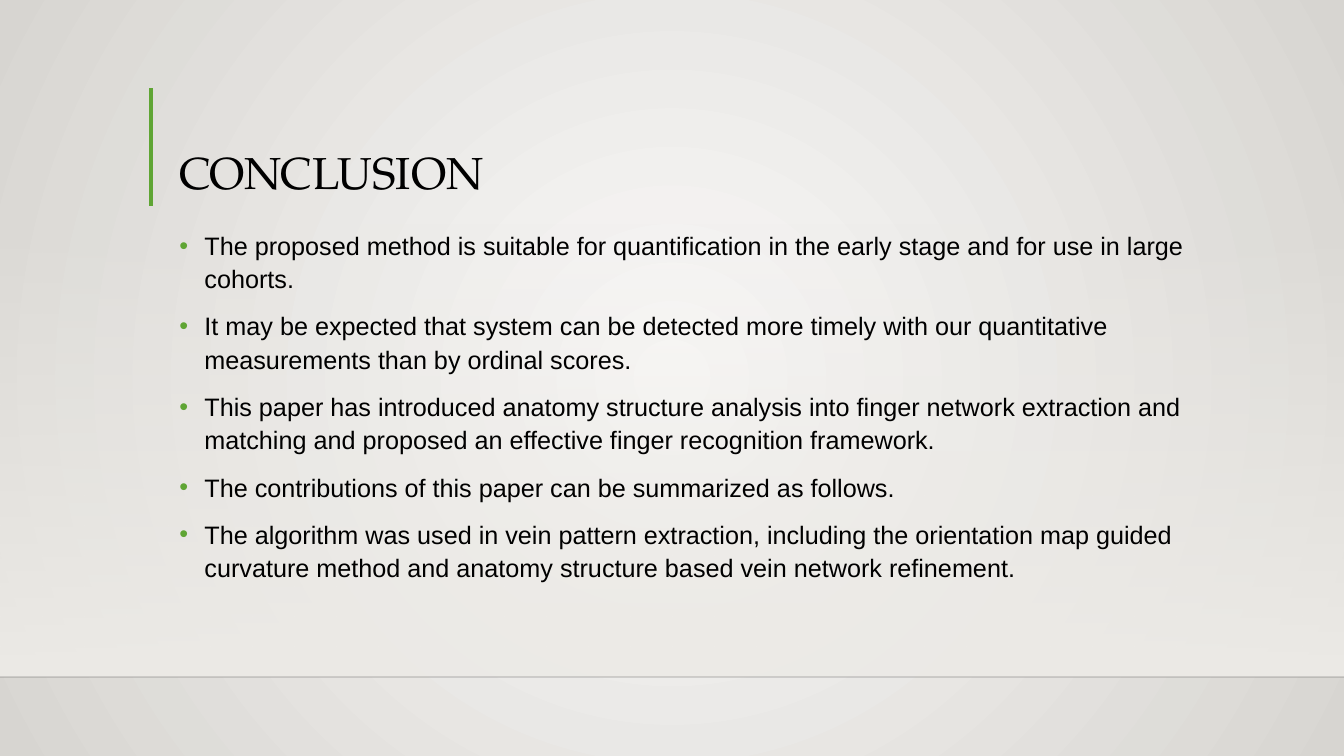
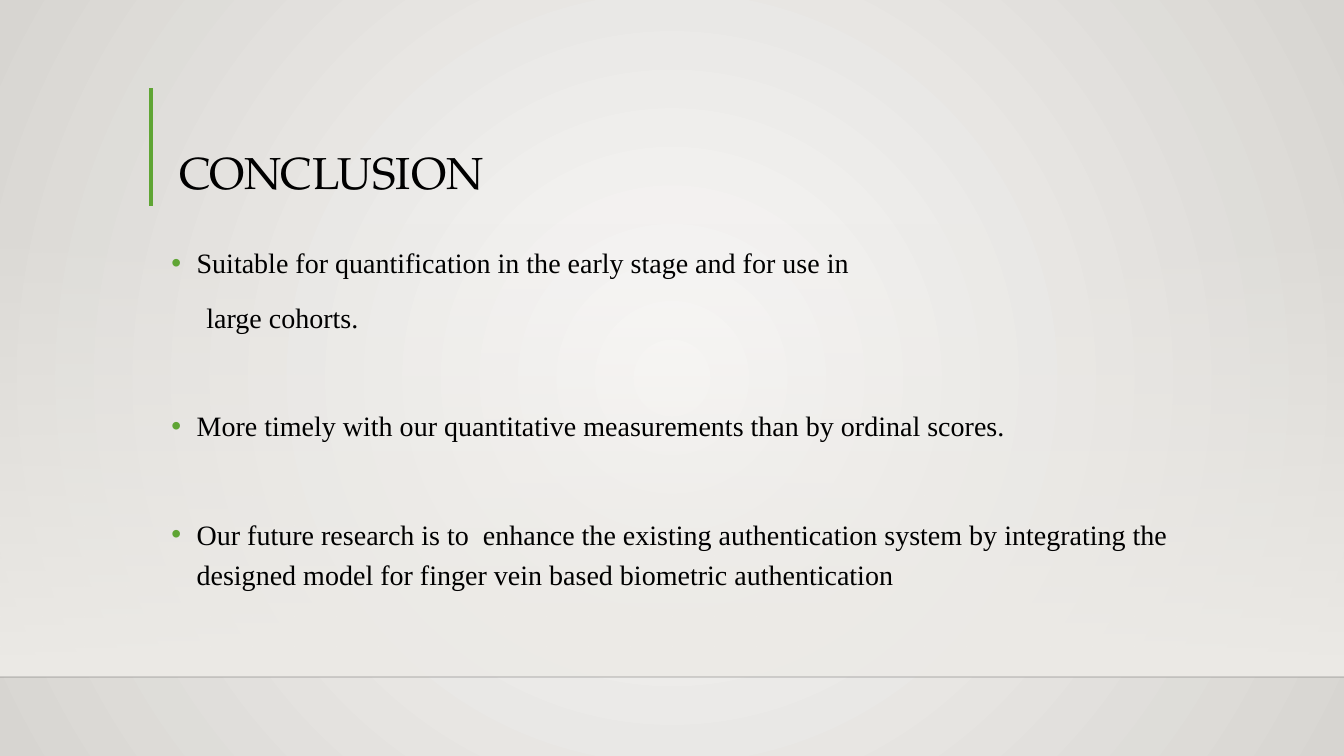
Before and after one commit to batch-B3/Biometric-Finger-Vein-Authentication-Using-Deep-Learning-Algorithm, a slide deck: slide 23 of Project Documents/Batch 3 PPT.pptx. Drawn at 1344x756 pixels with LibreOffice and Linux fonts; fonts in the diff are those of the drawing; background and template pictures are left out. Boxes give left, top, right and bottom in pixels: in the first picture for what was removed or moved away, otherwise in the second. Text is boxed around its words. In the diff, an @@ line names an element or a change of style, - is before the commit and + after.

```diff
--- a/Project Documents/Batch 3 PPT.pptx
+++ b/Project Documents/Batch 3 PPT.pptx
@@ text at (197,253,1167,591): text changed; size 18 to 20 pt; font Arial to Times New Roman @@
-• The proposed method is suitable for quantification in the early stage and for use in large cohorts.
-• It may be expected that system can be detected more timely with our quantitative measurements than by ordinal scores.
-• This paper has introduced anatomy structure analysis into finger network extraction and matching and proposed an effective finger recognition framework.
-• The contributions of this paper can be summarized as follows.
-• The algorithm was used in vein pattern extraction, including the orientation map guided curvature method and anatomy structure based vein network refinement.
+• Suitable for quantification in the early stage and for use in
+large cohorts.
+• More timely with our quantitative measurements than by ordinal scores.
+• Our future research is to enhance the existing authentication system by integrating the designed model for finger vein based biometric authentication
```
Also in this commit, not shown: 9 other slides changed, 1 other file.
